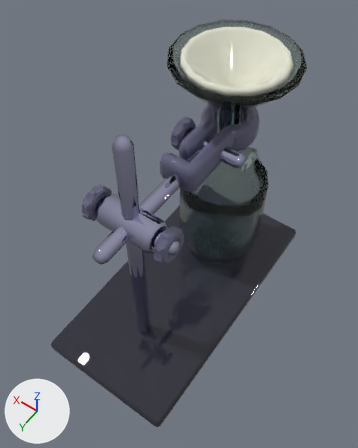
The FBX model asset/3D/fbx/Station/Stations/production/LastLuna_Model_Station_Filter.fbx as it was, and as the next commit left it.
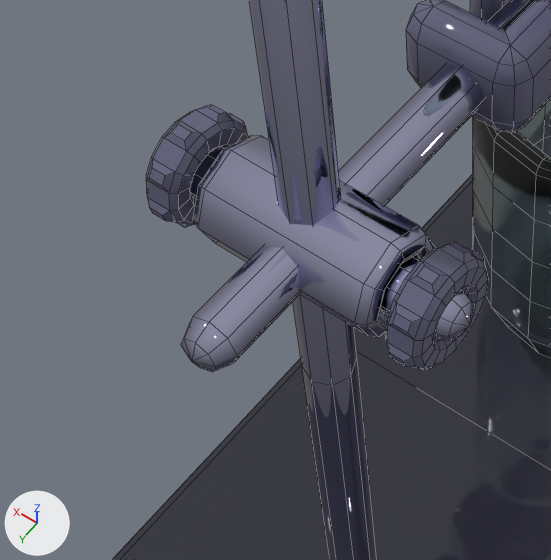
Each version is shown whole from a camera (50 mm lens) standing at (-1.18, 1.21, 3.5) and looking at (-0.01, -0.42, 0.94), then close up on the part from 11% to 57% of the width and 34% to 72% of the height. Arrows for +X, +Y and +Z are at lower left; the lights stay in place. The close-ups show mesh edges as thin lines. Where no turn or scale is listed for an object, it has been applied to the vertices.

In view in the first close-up: 'Beaker001', 'Stand_Arm_Clamp001', 'Stand_Arm_Clamp_Base001', 'Stand_Base001', 'Stand_Fixture001', 'Stand_Fixture_Handle001', 'Stand_Pole001'.
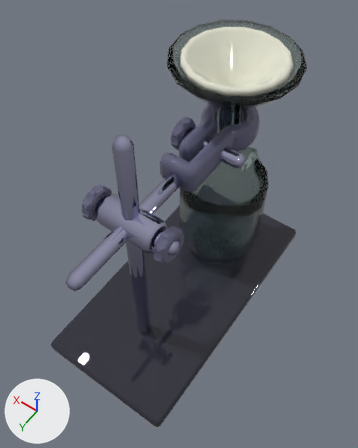
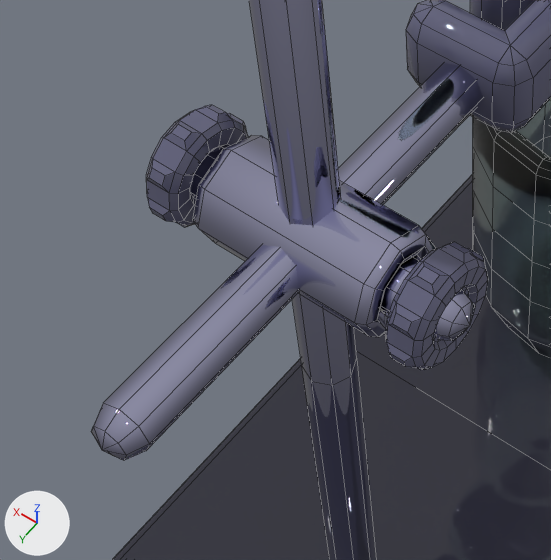
Where the newer file only moved an object's origin or applied its transform, the numbers keep the older frame.

The change, as a list of edits to the scene's bpy script:
```text
Change me_mesh_004:
    where me_mesh_004.from_pydata(...)  # 34 vertices, 40 faces; spans x -0.05..0.05, y -0.5..0.5, z -0.05..0.05
    used by ob_stand_arm_clamp001; location = (-0.004, -0.196, 1.375)
    me_mesh_004 part 1: the whole mesh is moved by (0.004, 0.196, 0.0)
```

Pixel boxes (x1, y1, x2, y2) of what changed, in the close-ups (551 x 560 px):
'Stand_Arm_Clamp001', mesh moved
    before: (181, 0, 535, 372)
    after: (91, 63, 483, 460)
